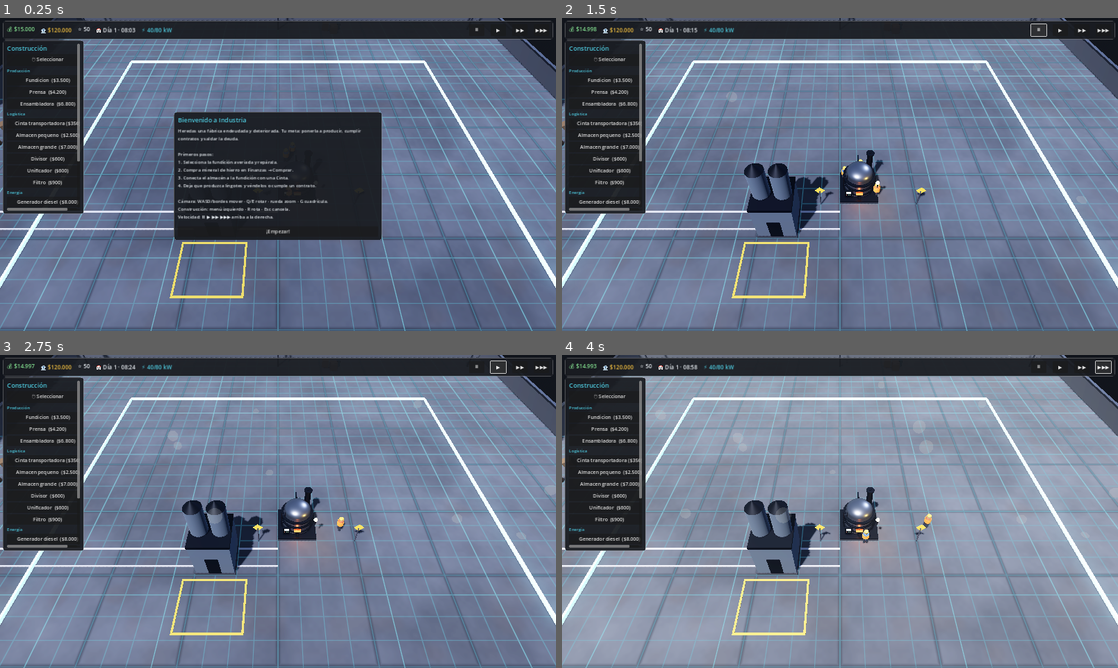
Above: before the commit, frames 1-4 (two rows, left to right).
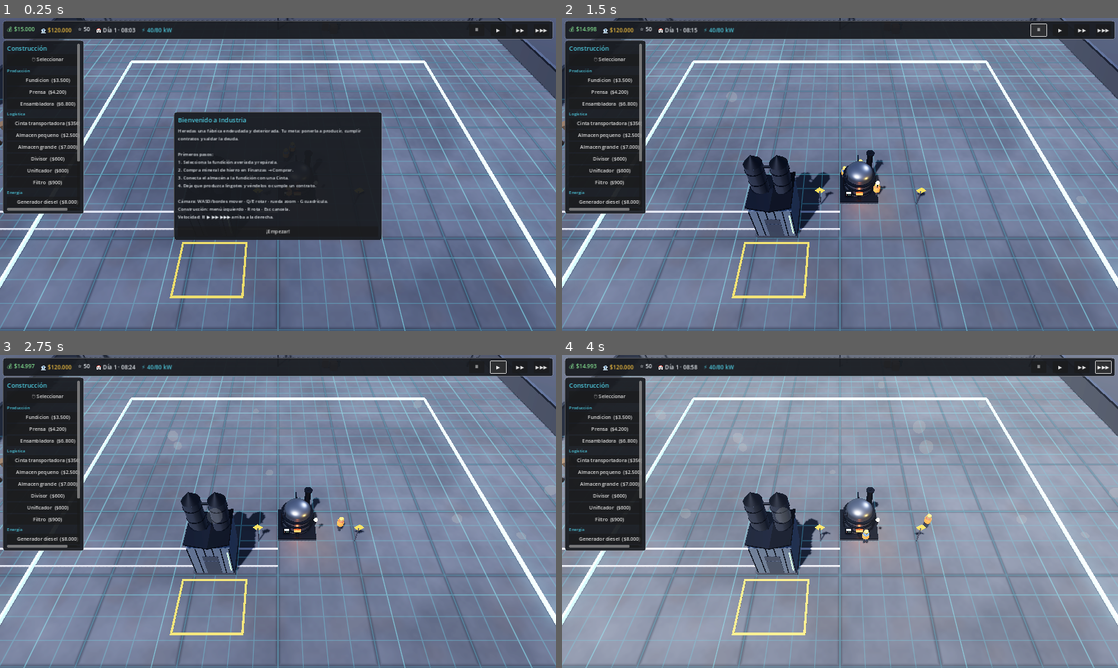
Above: after the commit, the same moments.

Repository: luckyvalentinaguirre-bot/Industria
Game: Godot game, scene res://scenes/main/main.tscn
The game is run twice, just before and just after one commit, with the same random seed, the same clock (stepped at 60 frames per second) and the same inputs.
Inputs:
- Up to frame 1 (0.25 s): no input
- Up to frame 2 (1.5 s): click "¡Empezar!" at 0.5 s; click "⏸" at 1.25 s
- Up to frame 3 (2.75 s): click "▶" at 2 s
- Up to frame 4 (4 s): click "▶▶" at 2.75 s; click "▶▶▶" at 3.5 s

The runs differ from the first frame. In frame 1, 0.5% of the frame differs, in the area x 0-100%, y 0-16%; in frame 2, 1.7%, in the area x 0-100%, y 0-70%; in frame 3, 1.7%; in frame 4, 1.7%.

Commit message:
Edificios mucho más detallados por tipo + horizonte industrial de fondo
Lleva los edificios al nivel de detalle de las máquinas y añade profundidad.

- Almacén: nave con nervaduras de chapa, tejado a dos aguas, puerta segmentada,
  indicador de nivel, silos con aros, tapa cónica, tubería de carga y escalera.
- Generador: bloque motor, radiador con aletas, dos escapes con sombrerete y
  humo, depósito de combustible y baliza (separado de la subestación).
- Subestación: transformadores con aletas de refrigeración, aisladores
  cerámicos apilados, barras conductoras, cartel de peligro y vallado.
- Taller: tejado a dos aguas, puerta de garaje, ventanas y grúa pluma con gancho.
- Nodo de logística: collar luminoso y muescas direccionales.
- Fondo: horizonte industrial (naves, chimeneas humeantes, torres de
  refrigeración) más allá del muro, sobre un terreno lejano, para dar profundidad.

Verificado: import limpio, escena principal sin errores y smoke test 27/27 PASS.

Co-Authored-By: Claude Opus 4.8 <noreply@anthropic.com>
Claude-Session: https://claude.ai/code/session_01ETPkQhicRLbwGdXtkPoigV

Diff:
--- a/scripts/buildings/building.gd
+++ b/scripts/buildings/building.gd
@@ -117,10 +117,15 @@
 	# Losa base común.
 	_box(Vector3(w * 0.98, 0.25, d * 0.98), Vector3(0, 0.12, 0), mat_concrete)
 
+	var mat_steel := _mat(Color(0.55, 0.57, 0.6), 0.35, 0.9)
 	match category:
-		"storage": _build_storage(w, d, height, mat, mat_dark)
-		"energy": _build_energy(w, d, height, mat, mat_dark)
-		"maintenance": _build_workshop(w, d, height, mat, mat_dark)
+		"storage": _build_storage(w, d, height, mat, mat_dark, mat_steel)
+		"energy":
+			if def.has("power_output"):
+				_build_generator(w, d, height, mat, mat_dark, mat_steel)
+			else:
+				_build_substation(w, d, height, mat, mat_dark, mat_steel)
+		"maintenance": _build_workshop(w, d, height, mat, mat_dark, mat_steel)
 		"logistics": _build_relay(w, d, mat, mat_dark)
 		_:
 			_box(Vector3(w * 0.9, height, d * 0.9), Vector3(0, height * 0.5, 0), mat)
@@ -140,53 +145,151 @@
 	add_child(pick)
 
 # --- Siluetas por categoría -------------------------------------------------
-func _build_storage(w: float, d: float, height: float, mat: Material, mat_dark: Material) -> void:
-	# Nave con silos cilíndricos encima.
+func _build_storage(w: float, d: float, height: float, mat: Material, mat_dark: Material, steel: Material) -> void:
+	# Nave con muro nervado, tejado a dos aguas y silos con tubería de carga.
 	_box(Vector3(w * 0.92, height, d * 0.92), Vector3(0, height * 0.5, 0), mat)
-	# Franja superior oscura.
-	_box(Vector3(w * 0.94, 0.3, d * 0.94), Vector3(0, height, 0), mat_dark)
-	var r: float = min(w, d) * 0.2
-	for sx in [-1, 1]:
-		var silo := _cyl(r, r, height * 0.7, Vector3(sx * w * 0.24, height + height * 0.35, 0), mat)
-		# Tapa cónica.
-		_cyl(0.02, r, height * 0.18, Vector3(sx * w * 0.24, height + height * 0.7 + height * 0.09, 0), mat_dark)
-	# Puerta.
-	_box(Vector3(w * 0.3, height * 0.6, 0.1), Vector3(0, height * 0.3, d * 0.46 + 0.02), mat_dark)
-
-func _build_energy(w: float, d: float, height: float, mat: Material, mat_dark: Material) -> void:
+	# Nervaduras verticales de chapa.
+	var ribs := int(w / 0.8)
+	for i in range(ribs + 1):
+		var x := lerpf(-w * 0.45, w * 0.45, float(i) / float(ribs))
+		_box(Vector3(0.08, height * 0.95, 0.06), Vector3(x, height * 0.5, d * 0.46 + 0.01), mat_dark)
+	# Tejado a dos aguas.
+	for sx in [-1, 1]:
+		var slope := _box(Vector3(w * 0.5, 0.15, d * 0.98), Vector3(sx * w * 0.24, height + 0.35, 0), mat_dark)
+		slope.rotation.z = sx * deg_to_rad(18)
+	# Puerta de carga segmentada.
+	var doormat := _mat(Color(0.32, 0.34, 0.37), 0.6, 0.3)
+	for i in range(4):
+		_box(Vector3(w * 0.34, height * 0.16, 0.08), Vector3(0, height * 0.12 + i * height * 0.17, d * 0.46 + 0.03), doormat)
+	# Indicador de nivel emisivo.
+	_box(Vector3(0.12, height * 0.7, 0.06), Vector3(w * 0.4, height * 0.5, d * 0.46 + 0.02), _emit(Color(0.3, 0.85, 0.5), 1.0))
+	# Silos con tapa cónica, aros y tubería de carga.
+	var r: float = min(w, d) * 0.19
+	for sx in [-1, 1]:
+		var sxp: float = sx * w * 0.26
+		_cyl(r, r, height * 0.8, Vector3(sxp, height + height * 0.4, -d * 0.1), steel)
+		for k in range(3):
+			_cyl(r * 1.06, r * 1.06, 0.08, Vector3(sxp, height + 0.2 + k * height * 0.3, -d * 0.1), mat_dark)
+		_cyl(0.02, r, height * 0.2, Vector3(sxp, height + height * 0.9, -d * 0.1), mat_dark)
+		# Tubería de carga desde el caballete.
+		var pipe := _cyl(0.09, 0.09, w * 0.28, Vector3(sxp * 0.5, height + height * 0.7, -d * 0.1), mat_dark)
+		pipe.rotation.z = deg_to_rad(90)
+	_ladder(Vector3(-w * 0.26 - r, 0.2, -d * 0.1 + r), height * 1.1, mat_dark)
+
+func _build_generator(w: float, d: float, height: float, mat: Material, mat_dark: Material, steel: Material) -> void:
+	# Grupo electrógeno: bloque motor, radiador con rejilla, escapes y depósito.
+	_box(Vector3(w * 0.9, height, d * 0.85), Vector3(0, height * 0.5, 0), mat)
+	_box(Vector3(w * 0.5, height * 0.4, d * 0.5), Vector3(-w * 0.1, height + 0.2, 0), mat_dark) # tapa motor
+	# Radiador frontal con aletas.
+	_box(Vector3(w * 0.3, height * 0.7, 0.1), Vector3(w * 0.42, height * 0.5, 0), mat_dark)
+	for i in range(6):
+		_box(Vector3(0.04, height * 0.6, 0.5), Vector3(w * 0.45, height * 0.5, -d * 0.25 + i * d * 0.1), mat_dark)
+	# Dos chimeneas de escape con sombrerete + humo.
+	for sx in [-1, 1]:
+		var stkx: float = sx * w * 0.2
+		_cyl(0.22, 0.28, height * 0.9, Vector3(stkx, height + height * 0.45, -d * 0.3), mat_dark)
+		_cyl(0.34, 0.34, 0.1, Vector3(stkx, height + height * 0.9, -d * 0.3), mat_dark)
+	add_child(_make_exhaust(Vector3(w * 0.2, height + height * 0.95, -d * 0.3)))
+	# Depósito de combustible horizontal con aros.
+	var tank := _cyl(0.5, 0.5, w * 0.5, Vector3(0, 0.6, d * 0.42), _mat(Color(0.7, 0.4, 0.15), 0.5, 0.4))
+	tank.rotation.z = deg_to_rad(90)
+	# Baliza y rejilla emisiva de energía.
+	_box(Vector3(w * 0.5, 0.14, 0.06), Vector3(0, height * 0.25, d * 0.43 + 0.02), _emit(Color(1.0, 0.85, 0.2), 1.2))
+	var beacon := _emit(Color(1.0, 0.6, 0.1), 2.0)
+	_cyl(0.14, 0.14, 0.2, Vector3(w * 0.38, height + 0.5, 0), beacon)
+
+func _build_substation(w: float, d: float, height: float, mat: Material, mat_dark: Material, steel: Material) -> void:
+	# Subestación: transformadores con aletas, aisladores cerámicos y barras.
+	for sx in [-1, 1]:
+		var tx: float = sx * w * 0.22
+		_box(Vector3(w * 0.32, height, d * 0.5), Vector3(tx, height * 0.5, 0), mat)
+		# Aletas de refrigeración.
+		for i in range(5):
+			_box(Vector3(0.05, height * 0.8, d * 0.55), Vector3(tx + sx * (0.18 + i * 0.05), height * 0.5, 0), mat_dark)
+		# Aisladores cerámicos (discos apilados) en la tapa.
+		var cer := _mat(Color(0.8, 0.78, 0.7), 0.4, 0.0)
+		for k in range(4):
+			_cyl(0.14 - k * 0.01, 0.16 - k * 0.01, 0.12, Vector3(tx, height + 0.1 + k * 0.16, 0), cer)
+	# Barras conductoras horizontales.
+	var bar := _cyl(0.05, 0.05, w * 0.5, Vector3(0, height + 0.7, 0), steel)
+	bar.rotation.z = deg_to_rad(90)
+	# Cartel de peligro eléctrico.
+	_box(Vector3(0.5, 0.5, 0.05), Vector3(0, 1.4, d * 0.42), _emit(Color(0.9, 0.8, 0.1), 0.8))
+	# Vallado perimetral de postes.
+	for i in range(6):
+		var ang := TAU * i / 6.0
+		_cyl(0.04, 0.04, 1.2, Vector3(cos(ang) * w * 0.42, 0.6, sin(ang) * d * 0.42), mat_dark)
+
+func _build_workshop(w: float, d: float, height: float, mat: Material, mat_dark: Material, steel: Material) -> void:
 	_box(Vector3(w * 0.9, height, d * 0.9), Vector3(0, height * 0.5, 0), mat)
-	# Dos chimeneas de escape.
-	for sx in [-1, 1]:
-		_cyl(0.28, 0.36, height * 0.9, Vector3(sx * w * 0.28, height + height * 0.4, -d * 0.28), mat_dark)
-	# Ventiladores de refrigeración al frente.
-	for sx in [-1, 1]:
-		var ring := _cyl(0.5, 0.5, 0.12, Vector3(sx * w * 0.22, height * 0.55, d * 0.46), mat_dark)
-		ring.rotation_degrees = Vector3(90, 0, 0)
-	# Rejilla emisiva (indicador de energía).
-	var glow := _mat(Color(0.9, 0.8, 0.2), 0.4, 0.0)
-	glow.emission_enabled = true
-	glow.emission = Color(1.0, 0.85, 0.2)
-	glow.emission_energy_multiplier = 1.2
-	_box(Vector3(w * 0.5, 0.12, 0.06), Vector3(0, height * 0.2, d * 0.46 + 0.02), glow)
-
-func _build_workshop(w: float, d: float, height: float, mat: Material, mat_dark: Material) -> void:
-	_box(Vector3(w * 0.9, height, d * 0.9), Vector3(0, height * 0.5, 0), mat)
-	# Tejado a dos aguas (prisma girado).
-	var roof := _box(Vector3(w * 0.95, 0.5, d * 0.95), Vector3(0, height + 0.2, 0), mat_dark)
-	roof.rotation_degrees = Vector3(0, 0, 12)
-	# Puerta de garaje.
+	# Tejado a dos aguas.
+	for sx in [-1, 1]:
+		var slope := _box(Vector3(w * 0.52, 0.15, d * 0.95), Vector3(sx * w * 0.24, height + 0.4, 0), mat_dark)
+		slope.rotation.z = sx * deg_to_rad(20)
+	# Puerta de garaje segmentada.
 	var doormat := _mat(Color(0.3, 0.32, 0.35), 0.6, 0.3)
-	_box(Vector3(w * 0.5, height * 0.7, 0.1), Vector3(0, height * 0.35, d * 0.46 + 0.02), doormat)
+	for i in range(4):
+		_box(Vector3(w * 0.5, height * 0.16, 0.08), Vector3(0, height * 0.12 + i * height * 0.17, d * 0.46 + 0.02), doormat)
+	# Ventanas laterales emisivas.
+	for i in range(3):
+		_box(Vector3(0.05, height * 0.35, d * 0.2), Vector3(-w * 0.46, height * 0.6, -d * 0.28 + i * d * 0.28), _emit(Color(0.5, 0.7, 0.85), 0.6))
+	# Grúa pluma (jib crane): poste, brazo y gancho.
+	_cyl(0.12, 0.14, height + 1.0, Vector3(w * 0.3, (height + 1.0) * 0.5, -d * 0.3), steel)
+	var arm := _box(Vector3(0.12, 0.12, d * 0.5), Vector3(w * 0.3, height + 0.9, -d * 0.05), steel)
+	_cyl(0.03, 0.03, 0.7, Vector3(w * 0.3, height + 0.5, d * 0.15), mat_dark)
+	_box(Vector3(0.12, 0.12, 0.12), Vector3(w * 0.3, height + 0.15, d * 0.15), mat_dark) # gancho
 
 func _build_relay(w: float, d: float, mat: Material, mat_dark: Material) -> void:
-	# Pequeño concentrador con "collar" luminoso indicando su función.
+	# Concentrador con collar luminoso y muescas direccionales.
 	_box(Vector3(w * 0.7, 0.7, d * 0.7), Vector3(0, 0.5, 0), mat_dark)
-	var top := _mat(Color(0.35, 0.65, 0.8) if not is_filter else Color(0.7, 0.45, 0.75), 0.4, 0.2)
-	top.emission_enabled = true
-	top.emission = top.albedo_color
-	top.emission_energy_multiplier = 1.0
+	var top := _emit(Color(0.35, 0.65, 0.8) if not is_filter else Color(0.7, 0.45, 0.75), 1.0)
 	_box(Vector3(w * 0.85, 0.18, d * 0.85), Vector3(0, 0.95, 0), top)
-	_cyl(0.18, 0.18, 0.5, Vector3(0, 1.2, 0), mat_dark)
+	# Muescas de dirección en los cuatro lados.
+	for a in range(4):
+		var ang := TAU * a / 4.0
+		_box(Vector3(0.3, 0.12, 0.5), Vector3(cos(ang) * w * 0.4, 0.6, sin(ang) * d * 0.4), top).rotation.y = -ang
+	_cyl(0.15, 0.18, 0.6, Vector3(0, 1.25, 0), mat_dark)
+
+# --- Helpers de detalle -----------------------------------------------------
+func _emit(color: Color, energy: float) -> StandardMaterial3D:
+	var m := _mat(color, 0.4, 0.0)
+	m.emission_enabled = true
+	m.emission = color
+	m.emission_energy_multiplier = energy
+	return m
+
+func _ladder(base: Vector3, height: float, mat: Material) -> void:
+	for side in [-1, 1]:
+		_cyl(0.03, 0.03, height, base + Vector3(side * 0.16, height * 0.5, 0), mat)
+	var rungs := int(height / 0.35)
+	for i in range(rungs):
+		_cyl(0.02, 0.02, 0.34, base + Vector3(0, 0.3 + i * 0.35, 0), mat).rotation.z = deg_to_rad(90)
+
+func _make_exhaust(pos: Vector3) -> GPUParticles3D:
+	var p := GPUParticles3D.new()
+	p.amount = 10
+	p.lifetime = 2.2
+	p.position = pos
+	var mat := ParticleProcessMaterial.new()
+	mat.direction = Vector3(0, 1, 0)
+	mat.spread = 12.0
+	mat.initial_velocity_min = 0.5
+	mat.initial_velocity_max = 1.0
+	mat.gravity = Vector3(0, 0.3, 0)
+	mat.scale_min = 0.4
+	mat.scale_max = 1.0
+	p.process_material = mat
+	var dot := SphereMesh.new()
+	dot.radius = 0.2
+	dot.height = 0.4
+	var dm := StandardMaterial3D.new()
+	dm.albedo_color = Color(0.3, 0.3, 0.32, 0.35)
+	dm.transparency = BaseMaterial3D.TRANSPARENCY_ALPHA
+	dm.shading_mode = BaseMaterial3D.SHADING_MODE_UNSHADED
+	dm.billboard_mode = BaseMaterial3D.BILLBOARD_ENABLED
+	dot.material = dm
+	p.draw_pass_1 = dot
+	return p
 
 # --- Helpers de malla -------------------------------------------------------
 func _mat(color: Color, rough: float, metal: float) -> StandardMaterial3D:
--- a/scripts/world/world_manager.gd
+++ b/scripts/world/world_manager.gd
@@ -211,6 +211,16 @@
 	add_child(props)
 	var ext: float = GameState.grid_size.x * GameState.CELL_SIZE * 0.5   # 40
 
+	# Terreno lejano (asfalto oscuro) para que el horizonte no flote.
+	var far := MeshInstance3D.new()
+	var fp := PlaneMesh.new()
+	fp.size = Vector2(ext * 8.0, ext * 8.0)
+	far.mesh = fp
+	far.position = Vector3(0, -0.06, 0)
+	far.material_override = _simple(Color(0.17, 0.18, 0.2), 0.95, 0.0)
+	far.cast_shadow = GeometryInstance3D.SHADOW_CASTING_SETTING_OFF
+	props.add_child(far)
+
 	var mat_wall := _simple(Color(0.28, 0.29, 0.31), 0.9, 0.0)
 	var mat_metal := _simple(Color(0.2, 0.21, 0.23), 0.5, 0.8)
 	var mat_crate := _simple(Color(0.45, 0.33, 0.19), 0.8, 0.0)
@@ -267,6 +277,62 @@
 
 	# Señalización y líneas de seguridad en el suelo.
 	_setup_floor_markings(props, ext)
+
+	# Horizonte industrial de fondo (más allá del muro) para dar profundidad.
+	_setup_skyline(props, ext)
+
+func _setup_skyline(parent: Node3D, ext: float) -> void:
+	var mat_far := _simple(Color(0.22, 0.24, 0.3), 0.9, 0.1)
+	var mat_stack := _simple(Color(0.28, 0.26, 0.27), 0.9, 0.0)
+	var rng := RandomNumberGenerator.new()
+	rng.seed = 90210
+	var count := 18
+	for i in range(count):
+		var ang := TAU * i / count + rng.randf_range(-0.12, 0.12)
+		var r := ext * rng.randf_range(1.5, 2.5)
+		var pos := Vector3(cos(ang) * r, 0, sin(ang) * r)
+		var kind := rng.randi() % 3
+		if kind == 0:
+			# Nave/edificio.
+			var h := rng.randf_range(8.0, 16.0)
+			_pbox(parent, Vector3(rng.randf_range(6, 12), h, rng.randf_range(6, 12)), pos + Vector3(0, h * 0.5, 0), mat_far)
+		elif kind == 1:
+			# Chimenea alta con humo.
+			var h2 := rng.randf_range(14.0, 24.0)
+			_pcyl(parent, 0.8, 1.3, h2, pos + Vector3(0, h2 * 0.5, 0), mat_stack)
+			if rng.randf() < 0.6:
+				parent.add_child(_skyline_smoke(pos + Vector3(0, h2, 0)))
+		else:
+			# Torre de refrigeración (dos troncos de cono).
+			var h3 := rng.randf_range(10.0, 16.0)
+			_pcyl(parent, 2.2, 3.2, h3 * 0.6, pos + Vector3(0, h3 * 0.3, 0), mat_far)
+			_pcyl(parent, 3.0, 2.2, h3 * 0.4, pos + Vector3(0, h3 * 0.8, 0), mat_far)
+
+func _skyline_smoke(pos: Vector3) -> GPUParticles3D:
+	var p := GPUParticles3D.new()
+	p.amount = 8
+	p.lifetime = 6.0
+	p.position = pos
+	var mat := ParticleProcessMaterial.new()
+	mat.direction = Vector3(0.4, 1, 0)
+	mat.spread = 8.0
+	mat.initial_velocity_min = 0.8
+	mat.initial_velocity_max = 1.6
+	mat.gravity = Vector3(0.3, 0.2, 0)
+	mat.scale_min = 1.5
+	mat.scale_max = 4.0
+	p.process_material = mat
+	var dot := SphereMesh.new()
+	dot.radius = 1.0
+	dot.height = 2.0
+	var dm := StandardMaterial3D.new()
+	dm.albedo_color = Color(0.5, 0.5, 0.55, 0.18)
+	dm.transparency = BaseMaterial3D.TRANSPARENCY_ALPHA
+	dm.shading_mode = BaseMaterial3D.SHADING_MODE_UNSHADED
+	dm.billboard_mode = BaseMaterial3D.BILLBOARD_ENABLED
+	dot.material = dm
+	p.draw_pass_1 = dot
+	return p
 
 func _setup_floor_markings(parent: Node3D, ext: float) -> void:
 	var yellow := StandardMaterial3D.new()
Not shown, changed: README.md
